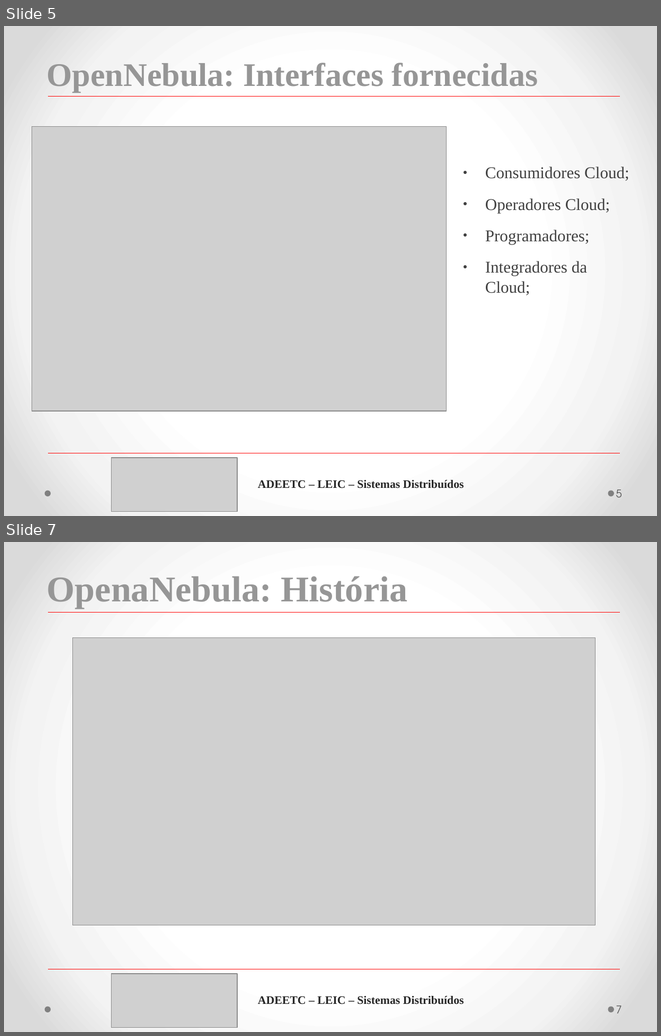
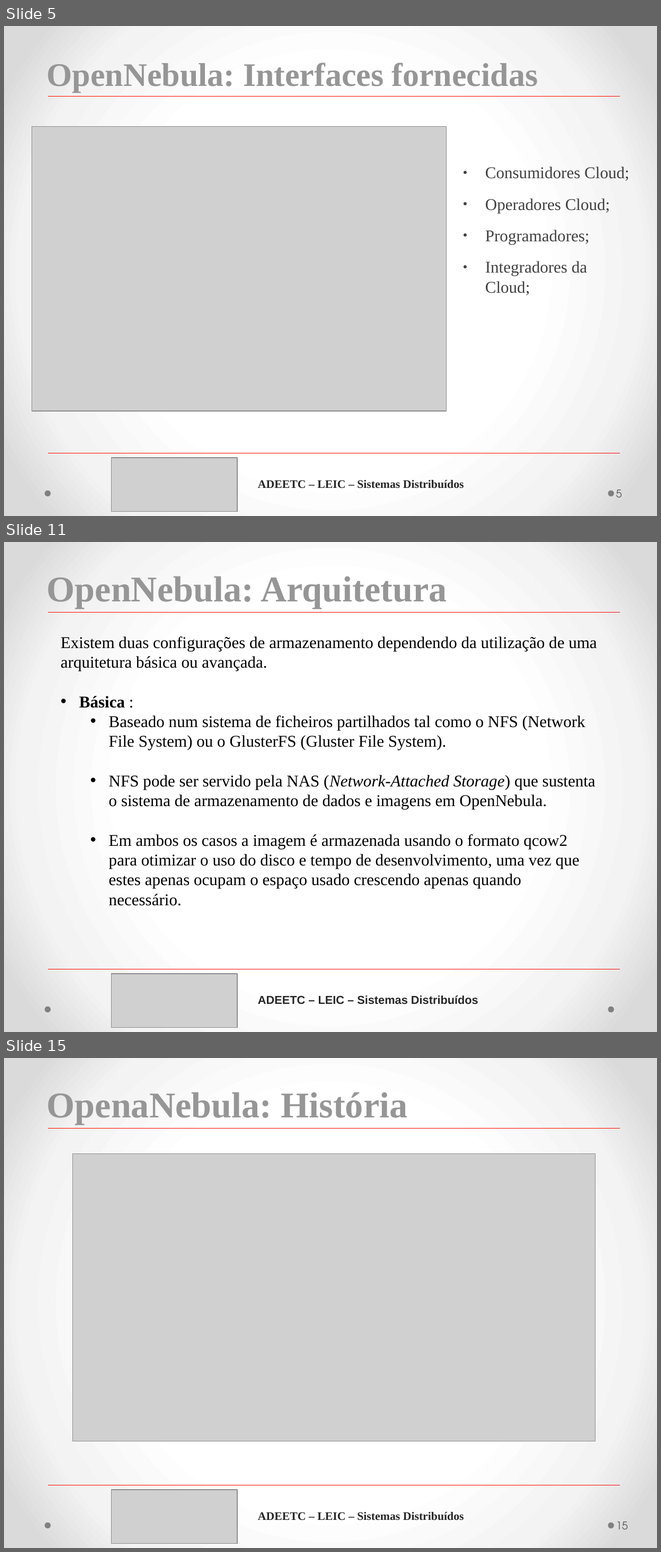
Before and after one commit to MFDM/SD, a slide deck: T2/Apresentação-T2.pptx. Shown one above the other, each under a label of ours: slides 5 and 7 before the commit, slides 5, 11 and 15 after it; the slides between them are not shown. The pictures are 661x1036 and 661x1552 pixels, drawn with LibreOffice and Linux fonts; fonts in the diff are those of the drawing; grey boxes stand for pictures. Boxes give left, top, right and bottom in pixels: in the first picture for what was removed or moved away, otherwise in the second. Text is boxed around its words. In the diff, an @@ line names an element or a change of style, - is before the commit and + after.

```diff
--- a/T2/Apresentação-T2.pptx
+++ b/T2/Apresentação-T2.pptx
@@ slide 11 added at box(4, 542, 657, 1032), background gradient #FFFFFF to #F4F4F4 to #DADADA; not listed: 2 template elements that a slide beside it also shows @@
@@ text added at box(47, 576, 447, 608), 44 pt, text #969696, bold @@
+OpenNebula: Arquitetura
@@ line added from (49, 612) to (620, 612), #FF0000 0 pt @@
@@ text added at box(61, 636, 597, 906), 20 pt, text #000000 @@
+Existem duas configurações de armazenamento dependendo da utilização de uma arquitetura básica ou avançada.
+• Básica :
+  • Baseado num sistema de ficheiros partilhados tal como o NFS (Network File System) ou o GlusterFS (Gluster File System).
+  • NFS pode ser servido pela NAS (Network-Attached Storage) que sustenta o sistema de armazenamento de dados e imagens em OpenNebula.
+  • Em ambos os casos a imagem é armazenada usando o formato qcow2 para otimizar o uso do disco e tempo de desenvolvimento, uma vez que estes apenas ocupam o espaço usado crescendo apenas quando necessário.
@@ line added from (49, 969) to (620, 969), #FF0000 0 pt @@
@@ picture added at box(111, 973, 237, 1026) @@
@@ text added at box(258, 995, 478, 1004), 14 pt, text #262626, bold @@
+ADEETC – LEIC – Sistemas Distribuídos
@@ what was slide 7 is now slide 15 @@
@@ page number at box(616, 1521, 628, 1529): text changed @@
-7
+15
```
Also in this commit, not shown: 1 slide changed, 7 other slides added, 1 other file.
